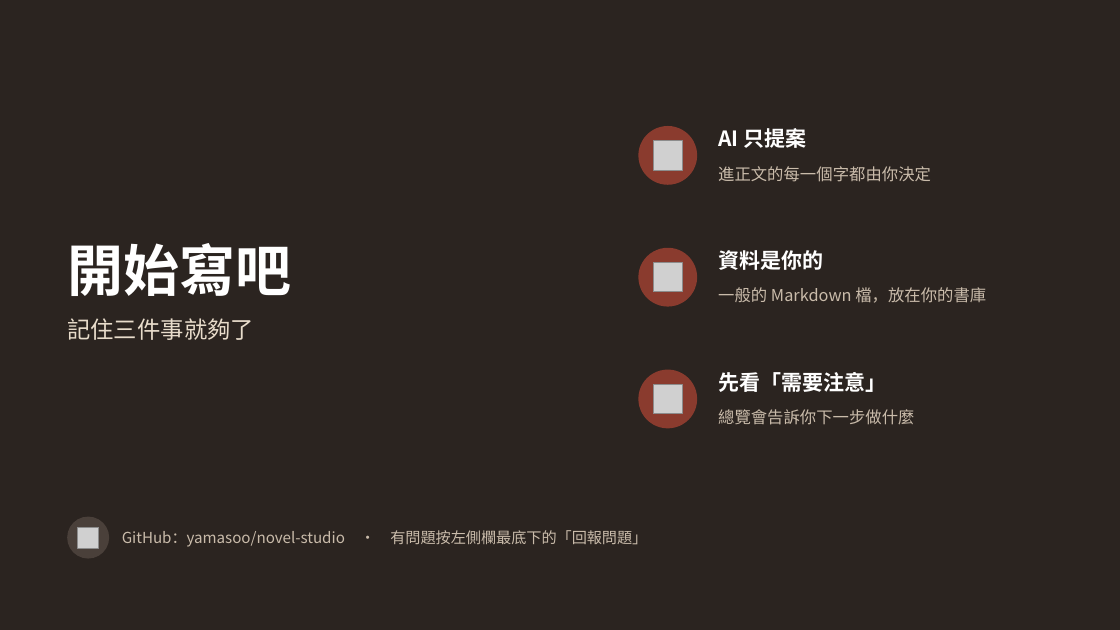
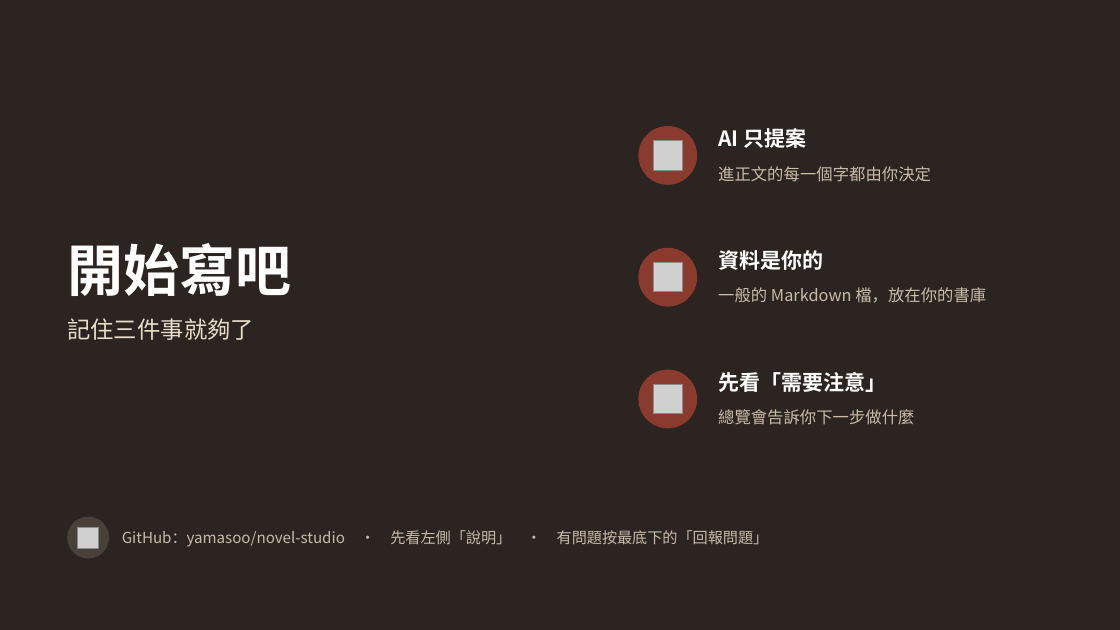
Before and after one commit to yamasoo/novel-studio, a slide deck: slide 25 of demo/小說工作台_新手教學.pptx (slide 22 before the commit). Drawn at 1120x630 pixels with LibreOffice and Linux fonts; fonts in the diff are those of the drawing; grey boxes stand for pictures. Boxes give left, top, right and bottom in pixels: in the first picture for what was removed or moved away, otherwise in the second. Text is boxed around its words. In the diff, an @@ line names an element or a change of style, - is before the commit and + after.

```diff
--- a/demo/小說工作台_新手教學.pptx
+++ b/demo/小說工作台_新手教學.pptx
@@ text at [122,530,769,547]: text changed @@
-GitHub：yamasoo/novel-studio ・ 有問題按左側欄最底下的「回報問題」
+GitHub：yamasoo/novel-studio ・ 先看左側「說明」 ・ 有問題按最底下的「回報問題」
```
Also in this commit, not shown: 11 other slides changed, 3 slides added.
